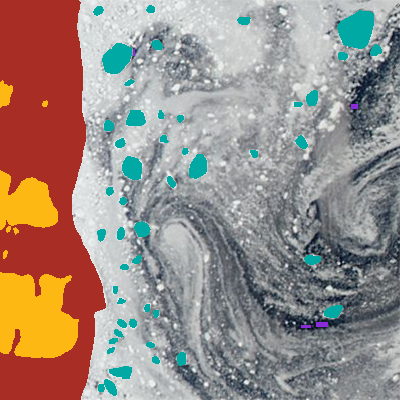
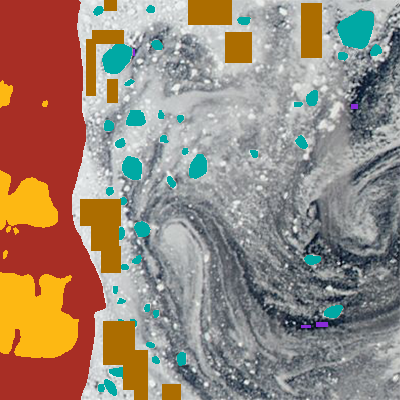
The second 400 × 400 image is a revision of the first. Changes to its layers:
added layer "ice samples" (2nd of 2) above "water samples" over [80, 0, 322, 400]
